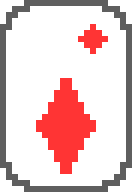
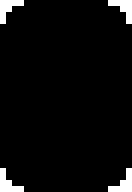
Before/after of a w=132, h=192 layered artwork. What changed in the layer stack:
hid group "RedValues" (14 layers) over [24, 18, 54, 54]
hid group "BigSuits" (4 layers) over [18, 78, 114, 174]
hid group "SmallSuits" (5 layers) over [78, 18, 108, 54]
showed "Mask" over [0, 0, 132, 192]
hid "Background" (1st of 2) over [0, 0, 132, 192]
